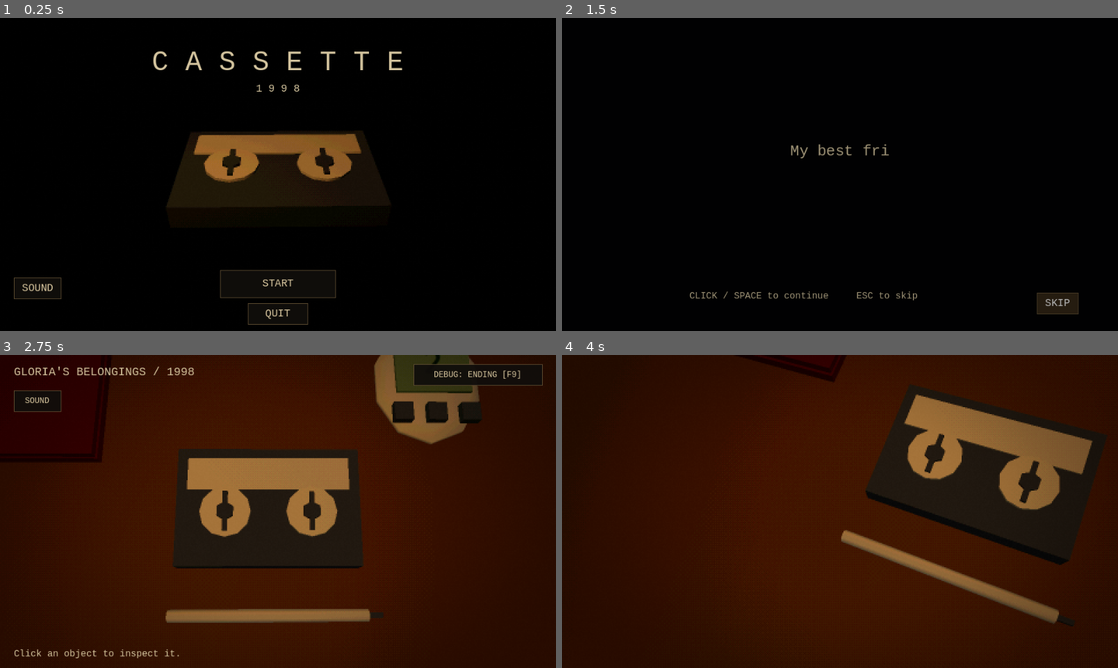
Above: before the commit, frames 1-4 (two rows, left to right).
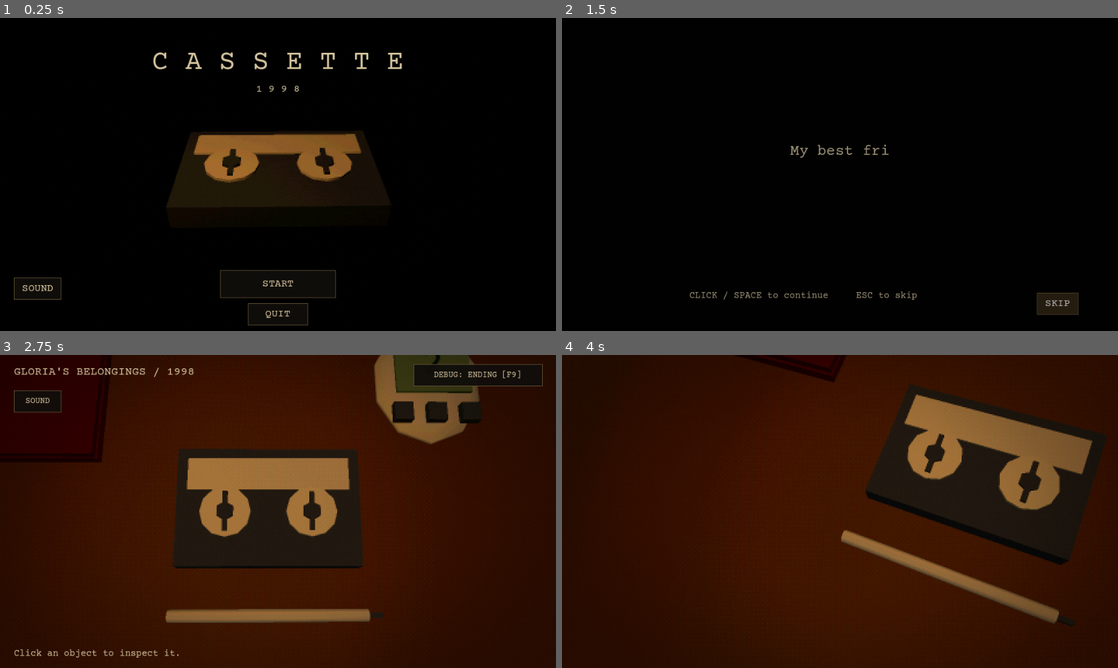
Above: after the commit, the same moments.

Repository: ABPaladin/Cassette-LD60
Game: Godot game, scene res://scenes/game.tscn
Same seed, same stepped clock (60 frames per second), same inputs: the game is played once before the commit and once after it. Sound files missing from this copy of the repository are replaced by a short silence.
Inputs (mouse positions are in pixels of both pictures, inside the frame that each line leads up to):
- Up to frame 1 (0.25 s): no input
- Up to frame 2 (1.5 s): click "START" at 0.5 s; click "SKIP" at 1.25 s
- Up to frame 3 (2.75 s): tap Enter at 2 s; move the mouse to (400, 495) at 2.02 s; hold D from 2.03 s (still down); tap F at 2.1 s; click (400, 495) at 2.17 s
- Up to frame 4 (4 s): release D at 2.75 s; click "DEBUG: ENDING [F9]" at 2.75 s; tap Space at 3.5 s; drag from (728, 527) to (812, 574) at 3.52 s

The runs differ from the first frame. In frame 1, 0.9% of the frame differs, in the area x 2-73%, y 10-99%; in frame 2, 0.5%; in frame 3, 0.8%; in frame 4, less than 0.1%.

Commit message:
Fix Web resource export and bundle portable typewriter font; finish release handoff

Diff:
--- a/project.godot
+++ b/project.godot
@@ -15,6 +15,10 @@
 config/features=PackedStringArray("4.7", "GL Compatibility")
 config/icon="res://icon.svg"
 
+[autoload]
+
+AudioManager="*res://scripts/audio_manager.gd"
+
 [display]
 
 window/size/viewport_width=960
@@ -22,15 +26,6 @@
 window/size/window_width_override=1280
 window/size/window_height_override=720
 window/stretch/mode="viewport"
-window/stretch/aspect="keep"
-
-[autoload]
-
-AudioManager="*res://scripts/audio_manager.gd"
-
-[audio]
-
-general/default_playback_type.web=1
 
 [editor_plugins]
 
--- a/resources/interface_font.tres
+++ b/resources/interface_font.tres
@@ -1,4 +1,6 @@
-[gd_resource type="SystemFont" format=3]
+[gd_resource type="FontVariation" load_steps=2 format=3]
+
+[ext_resource type="FontFile" path="res://assets/fonts/CourierPrime-Regular.ttf" id="1"]
 
 [resource]
-font_names = PackedStringArray("Courier New", "Liberation Mono", "monospace")
+base_font = ExtResource("1")
--- a/resources/investigation.tres
+++ b/resources/investigation.tres
@@ -3,5 +3,5 @@
 [resource]
 script = ExtResource("1")
 fragments = Array[Dictionary]([{"id":"1", "clip":"res://assets/audio/placeholder/fragment_1.wav", "time":24.0, "duratio …(384 unchanged characters)…
-correct_order = PackedStringArray("2", "4", "1", "3")
+correct_order = Array[String](["2", "4", "1", "3"])
 captions = Array[Dictionary]([{"start":0.5, "end":18.0, "text":"I couldn't say this in person. Keep my things. Remember …(335 unchanged characters)…
--- a/scenes/tabletop.tscn
+++ b/scenes/tabletop.tscn
@@ -8,6 +8,7 @@
 [ext_resource type="PackedScene" path="res://scenes/objects/sketchbook.tscn" id="6"]
 [ext_resource type="PackedScene" path="res://scenes/objects/tamagotchi.tscn" id="7"]
 [ext_resource type="Script" uid="uid://b321qs5bry2dx" path="res://scripts/retro_presentation.gd" id="8"]
+[ext_resource type="Script" path="res://scripts/environment_models.gd" id="9"]
 
 [sub_resource type="StandardMaterial3D" id="1"]
 albedo_color = Color(0.29, 0.15, 0.072, 1)
@@ -151,3 +152,6 @@
 
 [node name="RetroPresentation" type="Node" parent="." unique_id=1705722516]
 script = ExtResource("8")
+
+[node name="EnvironmentModels" type="Node" parent="."]
+script = ExtResource("9")
--- /dev/null
+++ b/scripts/environment_models.gd
@@ -0,0 +1,15 @@
+extends Node
+## Empty slots preserve the current scene; only supplied final art replaces a mesh.
+@export var tabletop_model: PackedScene
+@export var door_model: PackedScene
+func _ready() -> void:
+	_install("Tabletop",tabletop_model)
+	_install("DoorPivot/Door",door_model)
+func _install(path: NodePath, model: PackedScene) -> void:
+	if model == null: return
+	var target := get_parent().get_node(path) as MeshInstance3D
+	target.mesh = null
+	var visual := model.instantiate()
+	visual.name = "VisualRoot"
+	target.add_child(visual)
+	get_parent().get_node("RetroPresentation").apply_to_model(visual)
--- a/scripts/interactable.gd
+++ b/scripts/interactable.gd
@@ -6,6 +6,8 @@
 @export var inspect_distance := 1.35
 @export var lift_height := 0.55
 @export var replacement_model: PackedScene
+## Optional moving mesh replacements. Keep the named anchors and their collision.
+@export var replacement_parts: Dictionary[NodePath, PackedScene] = {}
 @onready var visual: Node3D = $Visual
 var rest_transform: Transform3D
 var rest_visual: Transform3D
@@ -20,6 +22,13 @@
 	if replacement_model != null:
 		$Visual/Model.hide()
 		visual.add_child(replacement_model.instantiate())
+	for path in replacement_parts:
+		var anchor := get_node_or_null(path)
+		if anchor == null or not visual.is_ancestor_of(anchor):
+			push_warning("Model part needs a child of Visual: " + str(path))
+			continue
+		if anchor is MeshInstance3D: anchor.mesh = null
+		if replacement_parts[path] != null: anchor.add_child(replacement_parts[path].instantiate())
 
 func _process(delta: float) -> void:
 	var wanted := rest_visual.basis.get_scale() * (1.025 if hovered and not inspected else 1.0)
--- a/scripts/investigation_data.gd
+++ b/scripts/investigation_data.gd
@@ -1,7 +1,7 @@
 extends Resource
 ## One source for fragment times, captions, listening windows, notebook and pet clues.
 @export var fragments: Array[Dictionary] = []
-@export var correct_order: PackedStringArray = []
+@export var correct_order: Array[String] = []
 @export var captions: Array[Dictionary] = []
 @export var tolerance_seconds := 2.0
 @export var required_listening_seconds := 1.0
--- a/scripts/tabletop.gd
+++ b/scripts/tabletop.gd
@@ -63,7 +63,7 @@
 		actions.show()
 		timeline.visible = inspector.selected != null and inspector.selected.object_id == "cassette")
 	$Objects/Tamagotchi.sequence = $Objects/Tamagotchi.sequence.duplicate()
-	$Objects/Tamagotchi.sequence.values = puzzle.data.correct_order
+	$Objects/Tamagotchi.sequence.values = PackedStringArray(puzzle.data.correct_order)
 	$Objects/Tamagotchi._update_screen()
 
 func _open_fragments() -> void:
--- a/tests/investigation_test.gd
+++ b/tests/investigation_test.gd
@@ -43,7 +43,7 @@
 	var wrong: Array[String] = ["1","2","3","4"]
 	check(not puzzle.submit(wrong) and not puzzle.solved,"Incorrect order permits another attempt")
 	var pet = table.get_node("Objects/Tamagotchi")
-	check(pet.sequence.values == puzzle.data.correct_order,"Pet memory follows central sequence data")
+	check(pet.sequence.values == PackedStringArray(puzzle.data.correct_order),"Pet memory follows central sequence data")
 	var book = table.get_node("Objects/Sketchbook")
 	book.set_open(true)
 	book.turn_page(2)
--- a/tests/rebuild_test.gd
+++ b/tests/rebuild_test.gd
@@ -30,8 +30,11 @@
 	var probes: Dictionary = {}
 	var baseline: Dictionary = {}
 	for object in scene.get_node("Objects").get_children():
-		# The notebook is deliberately cropped: test its visible lower-right page area.
-		var point: Vector3 = object.global_position + (Vector3(.3,0,.35) if object.object_id == "sketchbook" else Vector3.ZERO)
+		# Preserve the current teammate layout: book and upper pet are cropped.
+		var offset := Vector3.ZERO
+		if object.object_id == "sketchbook": offset = Vector3(.3,0,.35)
+		if object.object_id == "tamagotchi": offset = Vector3(0,0,.2)
+		var point: Vector3 = object.global_position + offset
 		probes[object] = point
 		baseline[object] = camera.unproject_position(point) / root.get_visible_rect().size
 	for cursor in [Vector2.ZERO,Vector2(1,0),Vector2(0,1),Vector2.ONE,Vector2(-2,3)]:
@@ -43,7 +46,7 @@
 			var normalized: Vector2 = pixel / root.get_visible_rect().size
 			check(Rect2(0,0,1,1).has_point(normalized) and inspector.pick(pixel) == object, object.name + " stays visible and clickable at " + str(cursor))
 			check(normalized.distance_to(baseline[object]) < .09, object.name + " stays near its composed screen position")
-			if object.object_id != "sketchbook":
+			if object.object_id not in ["sketchbook", "tamagotchi"]:
 				var half_size: Vector3 = object.get_node("Collision").shape.size * .5
 				var fully_visible := true
 				for x in [-1,1]:
@@ -193,13 +196,13 @@
 	var pet = scene.get_node("Objects/Tamagotchi")
 	inspector.select(pet)
 	pet.press_button(2)
-	check(pet.current_value() == "12", "Pet next button cycles configurable numbers")
+	check(pet.current_value() == pet.sequence.values[1], "Pet next button cycles configurable numbers")
 	pet.press_button(1)
 	check(pet.screen_state == "SELECTED", "Pet middle button selects displayed value")
 	pet.press_button(0)
-	check(pet.current_value() == "00", "Pet previous button reverses sequence")
+	check(pet.current_value() == pet.sequence.values[0], "Pet previous button reverses sequence")
 	pet.press_button(0)
-	check(pet.current_value() == "56", "Pet wraps configurable sequence")
+	check(pet.current_value() == pet.sequence.values[-1], "Pet wraps configurable sequence")
 	camera.step_camera(2.0,Vector2(.5,.5))
 	await create_timer(.4).timeout
 	for index in range(3):
--- /dev/null
+++ b/tools/check_export_data.gd
@@ -0,0 +1,6 @@
+extends SceneTree
+func _initialize() -> void:
+	print("PACK ",ProjectSettings.load_resource_pack("res://build/web-qa/index.pck",true))
+	var data = load("res://resources/investigation.tres")
+	print("DATA ",data," order=",data.correct_order," fragments=",data.fragments," props=",data.get_property_list())
+	quit()
Binary file added: assets/fonts/CourierPrime-Regular.ttf
Not shown, added: assets/fonts/CourierPrime-Regular.ttf.import
Not shown, added: assets/fonts/OFL.txt
Not shown, changed: export_presets.cfg
Not shown, added: scripts/environment_models.gd.uid
Not shown, added: tools/check_export_data.gd.uid
Not shown, changed: CHANGELOG.md
Not shown, changed: DEVELOPMENT.md
Not shown, added: RELEASE.md
Not shown, added: assets/fonts/README.md
Not shown, added: assets/models/INTEGRATION.md
Not shown, added: tests/browser_gameplay.py
(and 3 more such lines)
